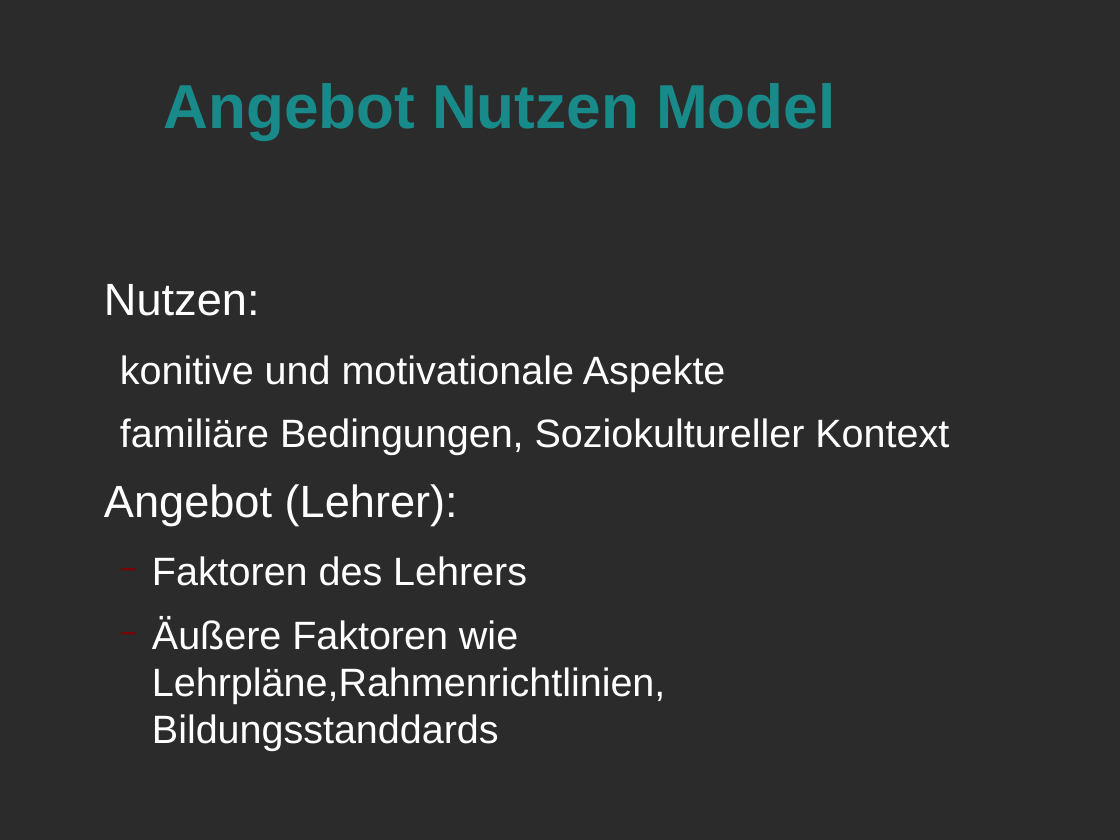
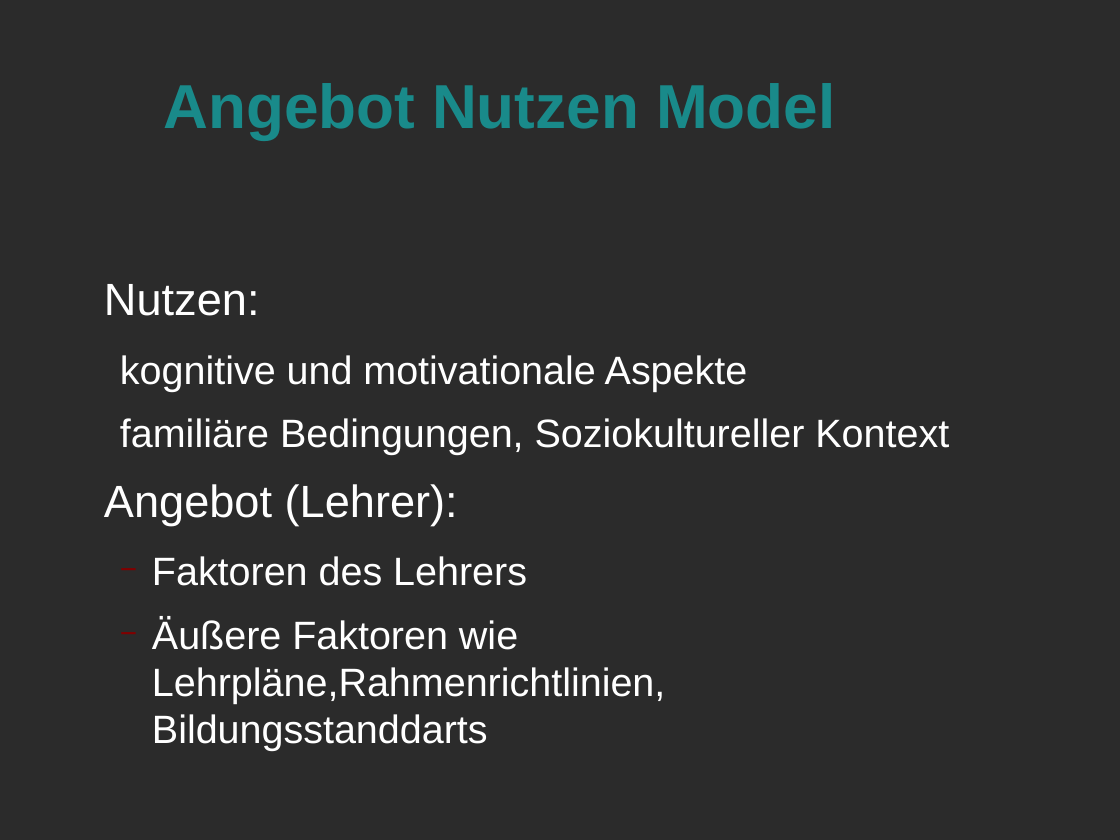
Before and after one commit to LorenzMueller/SS19, a slide deck: slide 6 of Mathe Didaktik/Präsentation.odp (slide 4 before the commit). Drawn at 1120x840 pixels with LibreOffice and Linux fonts; fonts in the diff are those of the drawing; background and template pictures are left out; a plain dark background stands for a picture behind light text. Boxes give left, top, right and bottom in pixels: in the first picture for what was removed or moved away, otherwise in the second. Text is boxed around its words. In the diff, an @@ line names an element or a change of style, - is before the commit and + after.

```diff
--- a/Mathe Didaktik/Präsentation.odp
+++ b/Mathe Didaktik/Präsentation.odp
@@ text at <box>120,355,748,392</box>: text changed @@
-  konitive und motivationale Aspekte
+  kognitive und motivationale Aspekte
@@ text at <box>152,617,665,751</box>: text changed @@
-  − Äußere Faktoren wie Lehrpläne,Rahmenrichtlinien, Bildungsstanddards
+  − Äußere Faktoren wie Lehrpläne,Rahmenrichtlinien, Bildungsstanddarts
```
Also in this commit, not shown: 3 other slides changed, 5 slides added, 2 other files.
